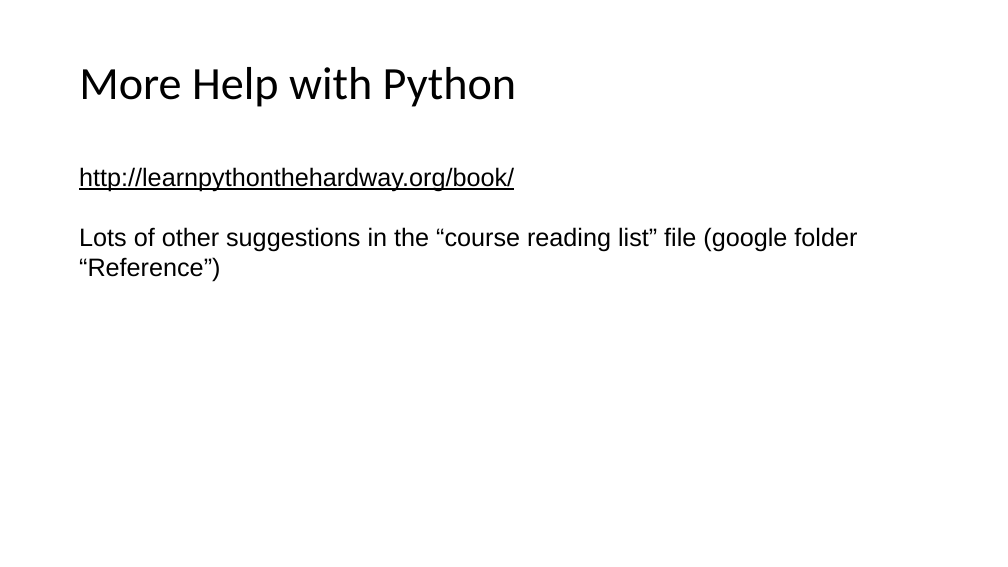
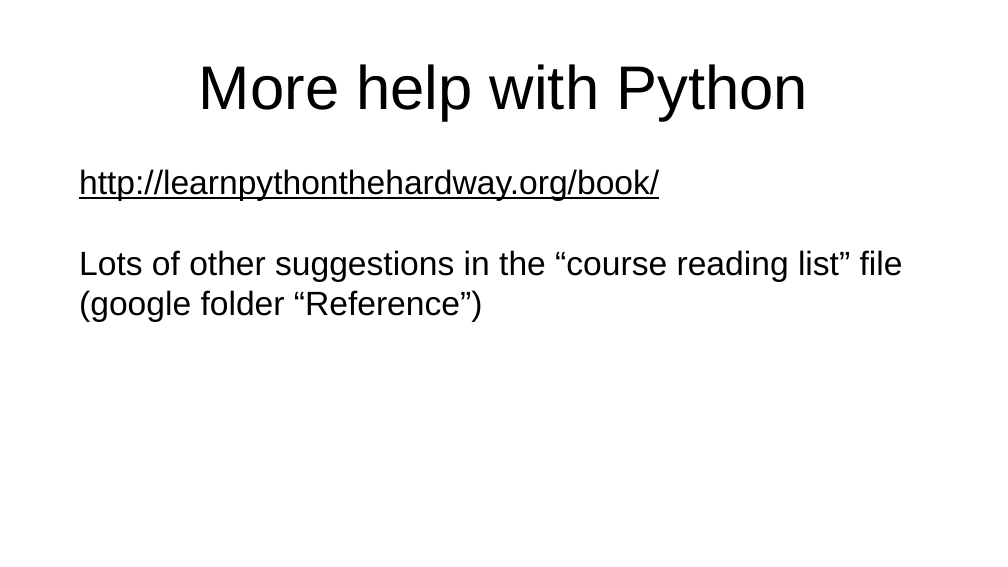
Before and after one commit to bodacea/datascienceforbeginners, a slide deck: slide 36 of Session 02 Python Basics.ppt (slide 33 before the commit). Drawn at 1008x567 pixels with LibreOffice and Linux fonts; fonts in the diff are those of the drawing. Boxes give left, top, right and bottom in pixels: in the first picture for what was removed or moved away, otherwise in the second. Text is boxed around its words. In the diff, an @@ line names an element or a change of style, - is before the commit and + after.

```diff
--- a/Session 02 Python Basics.ppt
+++ b/Session 02 Python Basics.ppt
@@ title at bbox=[199, 64, 808, 121]: text changed; size 33 to 44 pt; font Calibri to Arial @@
-More Help with Python
+More help with Python
@@ text "http://learnpythonthehardway.org/book/" at bbox=[79, 169, 903, 321]: size 18 to 24 pt @@
```
Also in this commit, not shown: 25 other slides changed, 8 slides added, 5 slides removed.
